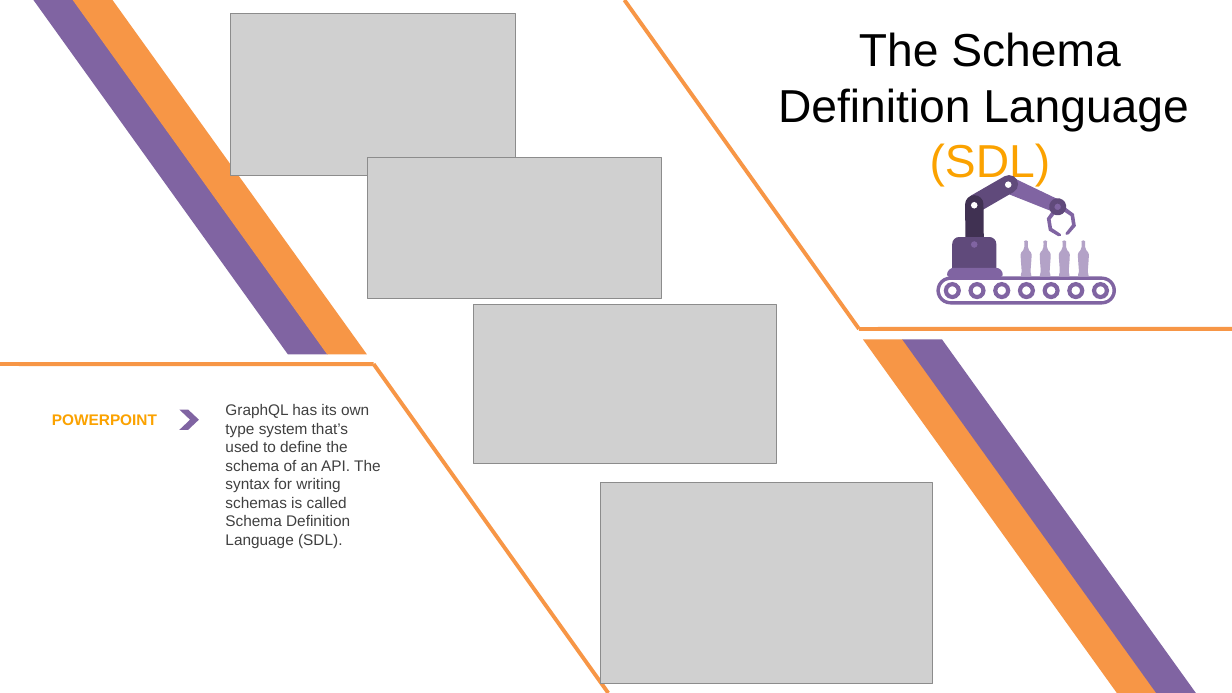
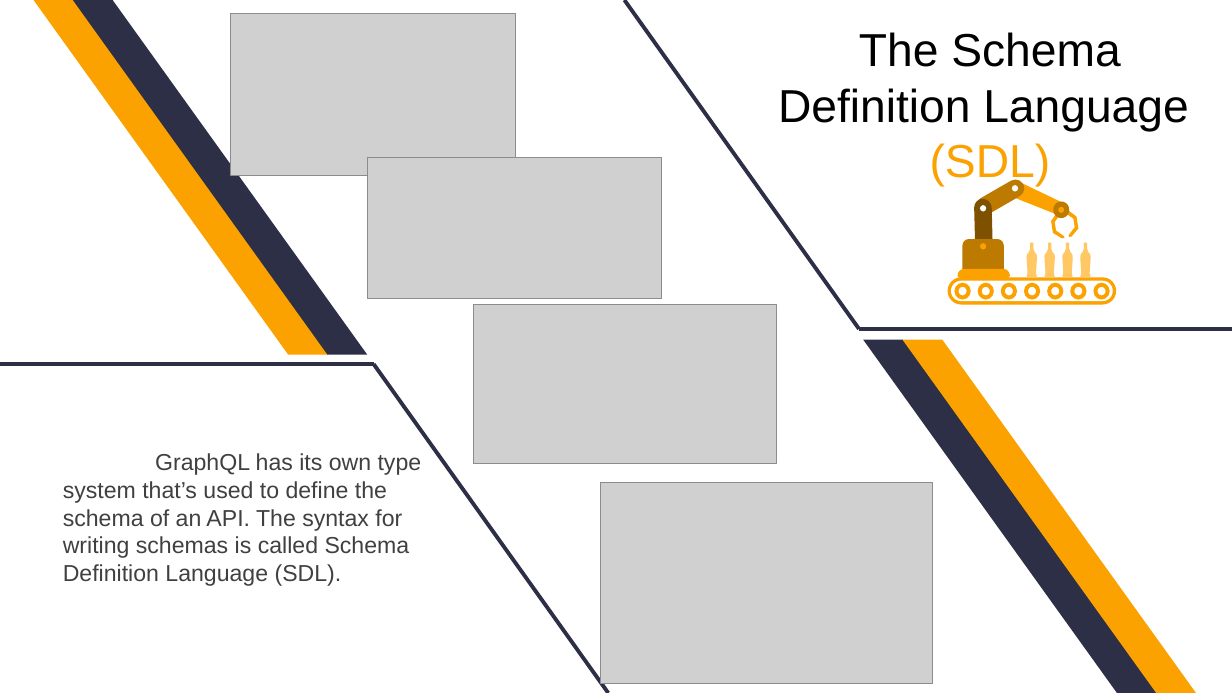
Before and after one commit to thanhlongvl/sportdemo, a slide deck: slide 7 of industry 4.0-Revolution-PowerPoint-Templates.pptx (slide 8 before the commit). Drawn at 1232x693 pixels with LibreOffice and Linux fonts; fonts in the diff are those of the drawing; grey boxes stand for pictures. Boxes give left, top, right and bottom in pixels: in the first picture for what was removed or moved away, otherwise in the second. Text is boxed around its words. In the diff, an @@ line names an element or a change of style, - is before the commit and + after.

Commit message:
add

```diff
--- a/industry 4.0-Revolution-PowerPoint-Templates.pptx
+++ b/industry 4.0-Revolution-PowerPoint-Templates.pptx
@@ parallelogram at (73,0,368,355): fill #F79646 to #2C2F45 @@
@@ line (625, 0) - (860, 329): stroke #F79646 3 pt to #2C2F45 3 pt @@
@@ 2 freeform shapes, 1 rounded rectangle: place and size @@
-2 freeform shapes, 1 rounded rectangle at (941,172,1021,259)
+2 freeform shapes, 1 rounded rectangle at (951,176,1029,260)
@@ fill #604A7B to #BC7A00 in 3 elements at (1053,201,1070,219), (962,238,1004,274), (973,176,1029,218) @@
@@ freeform shape at (951,195,1015,260): fill #403152 to #7E5100 @@
@@ 3 freeform shapes, 1 trapezoid: place and size @@
-3 freeform shapes, 1 trapezoid at (1004,177,1067,237)
+3 freeform shapes, 1 trapezoid at (1011,182,1070,238)
@@ freeform shape at (1067,209,1079,237): fill #8064A2 to #FBA200; outline redrawn @@
@@ freeform shape: place and size @@
-freeform shape at (946,267,1003,277)
+freeform shape at (958,268,1010,278)
@@ fill #8064A2 to #FBA200 in 7 elements at (903,339,1198,693), (33,0,328,355), (1051,212,1065,238), (948,277,1116,305), (1011,182,1068,219), (958,268,1010,278), (980,243,986,250) @@
@@ 2 freeform shapes, 2 donuts: place and size @@
-2 freeform shapes, 2 donuts at (944,237,996,299)
+2 freeform shapes, 2 donuts at (955,238,1004,299)
@@ fill #B3A2C7 to #FFC864 in 3 elements at (1063,242,1073,277), (1044,242,1055,277), (1027,242,1037,277) @@
@@ freeform shape at (1080,242,1091,277): fill #B3A2C7 to #FFC864; outline redrawn @@
@@ rounded rectangle: place and size @@
-rounded rectangle at (936,276,1116,304)
+rounded rectangle at (948,277,1116,305)
@@ rounded rectangle: place and size @@
-rounded rectangle at (940,280,1113,301)
+rounded rectangle at (951,281,1113,301)
@@ fill #8064A2 to #FBA200; proportions changed in 7 elements at (1093,283,1110,299), (1070,283,1087,299), (1047,283,1064,299), (1024,283,1041,299), (1001,283,1018,299), (978,283,994,299), (955,283,971,299) @@
@@ 3 freeform shapes, 3 donuts: place and size @@
-3 freeform shapes, 3 donuts at (994,240,1070,299)
+3 freeform shapes, 3 donuts at (1001,242,1073,299)
@@ line (1232, 329) - (860, 329): stroke #F79646 3 pt to #2C2F45 3 pt @@
@@ parallelogram at (863,339,1158,693): fill #F79646 to #2C2F45 @@
@@ line (0, 364) - (373, 364): stroke #F79646 3 pt to #2C2F45 3 pt @@
@@ line (608, 693) - (373, 364): stroke #F79646 3 pt to #2C2F45 3 pt @@
@@ text removed at (52,414,157,425) @@
-POWERPOINT
@@ chevron removed at (179,409,199,430) @@
@@ text "GraphQL has its own type ...": place and size @@
-text "GraphQL has its own type ..." at (225,404,380,548)
+text "GraphQL has its own type ..." at (63,453,422,586)
@@ text "GraphQL has its own type ..." at (63,453,422,586): size 12 to 18 pt @@
```
Also in this commit, not shown: 52 other slides changed, 4 slides added, 3 slides removed.
